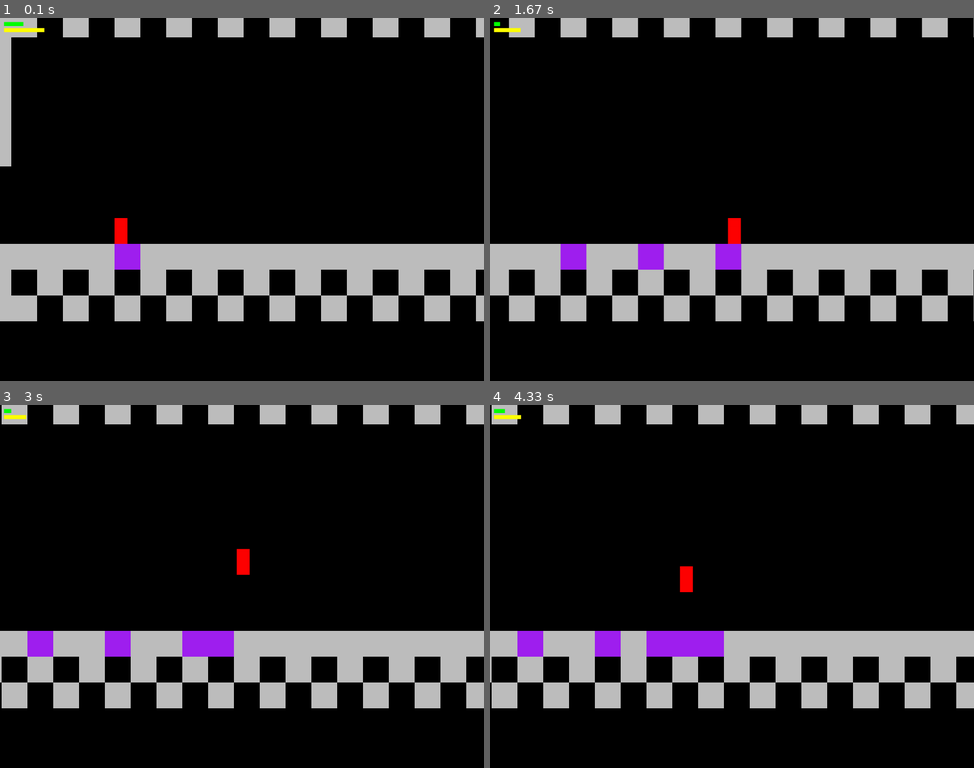
Above: before the commit, frames 1-4 (two rows, left to right).
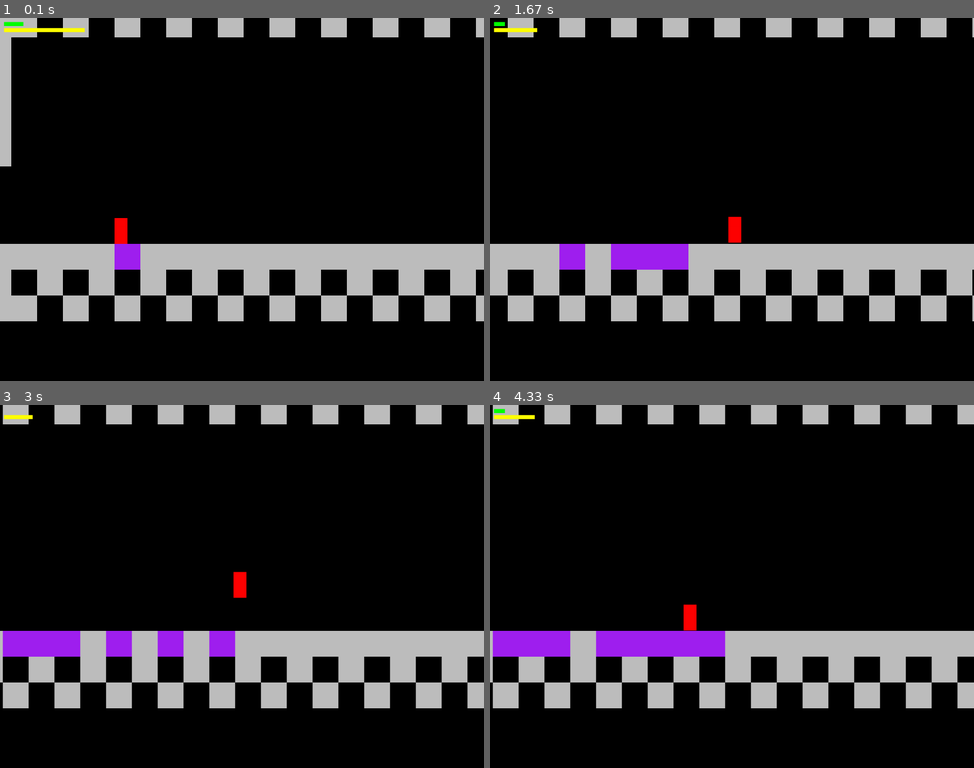
Above: after the commit, the same moments.

Repository: Ossifier/PygamePlatformerEngine
Game: pygame game, started from main.py
Same seed, same stepped clock (60 frames per second), same inputs: the game is played once before the commit and once after it.
Inputs:
- Up to frame 1 (0.1 s): no input
- Up to frame 2 (1.67 s): hold Space 0.33-0.8 s; hold Right 0.33-0.8 s; hold D 0.83-1.3 s; hold Right 0.83-1.3 s; tap Space at 0.9, 1.2, 1.4 s; hold Q from 1.33 s (still down); hold Right from 1.33 s (still down)
- Up to frame 3 (3 s): tap Space at 1.7, 1.9, 2.2, 2.4, 2.7, 2.9 s; release Q at 1.8 s; release Right at 1.8 s; hold Right 1.83-2.3 s; hold Right 2.33-2.8 s; tap D at 2.48 s; hold Left from 2.83 s (still down)
- Up to frame 4 (4.33 s): tap Space at 3.2, 3.47, 3.77, 3.9, 4.2 s; release Left at 3.37 s; hold Left 3.4-3.8 s; hold Right from 3.83 s (still down); tap D at 3.98 s

The runs differ from the first frame. In frame 1, 0.1% of the frame differs, in the area x 9-18%, y 2-4%; in frame 2, 2.5%; in frame 3, 3.2%, in the area x 0-97%, y 0-84%; in frame 4, 2.9%.

Commit message:
Changes to Stamina/Camera
Large changes to the stamina handling and the camera.

Diff:
--- a/player.py
+++ b/player.py
@@ -4,11 +4,12 @@
 class Player(pygame.sprite.Sprite):
     def __init__(self, pos):
         super().__init__()
+        # Player Sprite #
         self.image = pygame.Surface((32, 64))
         self.image.fill('red')
         self.rect = self.image.get_rect(topleft=pos)
 
-        # Player Running Attributes
+        # Player Running Attributes #
         self.direction = pygame.math.Vector2(0, 0)
         self.speed = 1
         self.max_running_speed = 4
@@ -18,24 +19,32 @@
         self.max_falling_speed = 10
         self.momentum = 0.25
 
-        # Player Jumping Attributes
+        # Player Jumping Attributes #
         self.max_jump_power = 16
         self.current_jump_power = self.max_jump_power
         self.jump_speed = -12
         self.jump_recharge_rate = 1
 
-        # Player Stat Attributes
-        self.max_stamina = 100
+        # Player Stat Attributes #
+        self.max_health = 1
+        self.current_health = 1
+        self.max_stamina = 200
         self.stamina = self.max_stamina
         self.stamina_recharge_rate = 2
 
-        # Player States
+        # Player States #
         self.player_state_x = 'idle'
         self.player_state_y = 'on ground'
         self.player_facing_direction = 'facing right'
+        self.jumping = False
         self.on_ground = False
-        self.sprinting = False                          # Sprinting applies a multiplier to run speed, costing stamina.
-        # self.winded = False                           # The 'winded' mechanic, may be added later, or removed.
+        self.sprinting = False                        # Sprinting applies a multiplier to run speed, costing stamina.
+        self.winded = False                           # 'Winded' simulates running out of breath while running/jumping.
+
+        # Player Winded Stats:
+        self.winded_reset_threshold = 0.5           # % of stam bar needed to be filled to clear Winded status.
+        self.winded_stamina_recharge_penalty = 0.125    # % reduction of stam bar recharge on being Winded.
+        self.winded_stamina_jump_penalty = 0.5
 
     def get_player_inputs(self):
         """NOTES: This defines the general movement behavior for the player, including running, jumping
@@ -73,26 +82,31 @@
 
         # Jumping
         if keys[pygame.K_SPACE]:
-            if self.on_ground is True:
+            if self.on_ground is True and self.current_jump_power >= 6:
                 self.jump()
                 if self.current_jump_power >= 1:
                     self.current_jump_power -= 1
                 self.on_ground = False
-            if self.on_ground is False and self.player_state_y != 'descending':
-                if self.current_jump_power > 1:
+            elif self.on_ground is False and self.jumping is True and self.player_state_y == 'ascending':
+                if self.current_jump_power > 0:
                     self.jump()
                     self.current_jump_power -= 1
+            else:
+                self.jumping = False
+        else:
+            self.jumping = False
+
         # Sprinting
-        if keys[pygame.K_d]:
+        if keys[pygame.K_d] and self.winded is False:
             self.sprinting = True
-            if self.player_state_x is 'running right' and self.direction.x < self.max_sprinting_speed:
+            if self.direction.x < self.max_sprinting_speed and keys[pygame.K_RIGHT] is True:
                 self.direction.x += self.momentum
-            if self.player_state_x is 'running left' and self.direction.x > -self.max_sprinting_speed:
+            if self.direction.x > -self.max_sprinting_speed and keys[pygame.K_LEFT] is True:
                 self.direction.x -= self.momentum
         else:
             self.sprinting = False
 
-        # Testing Statistics Return ::: Can Be Removed #
+        # Testing Return (Press Q to Print Movement Stats) #
         if keys[pygame.K_q]:
             print(f'Q: Player Dir_X: {self.direction.x}')
             print(f'Q: Player Dir_Y: {self.direction.y}')
@@ -101,7 +115,7 @@
 
     def get_player_states(self):
         """NOTES: This function retrieves the player states for both horizontal and vertical movement. This information
-        is used to control player movement and behavior, and will also be used for controlling animations."""
+        is used to control player movement and behavior, and will also be used for specifying animations."""
         keys = pygame.key.get_pressed()
 
         # Horizontal Player States
@@ -144,30 +158,43 @@
     def jump(self):
         """NOTES: This function controls player jumping behavior. Unless this grows in complexity, it may be worth
         refactoring this in some way."""
-        self.direction.y = self.jump_speed
+        # Jump if Player is on Ground #
         if self.on_ground is True:
+            self.jumping = True
+            self.on_ground = False
+            self.direction.y = self.jump_speed
             self.stamina -= 20
+        elif self.current_jump_power > 0 and self.winded is False:
+            self.direction.y = self.jump_speed
 
     def stamina_handler(self):
         """NOTES: This function manages the player's stamina during actions like moving and jumping."""
-        # If player stands still, and is not in the air, then their stamina recharges.
+        # If player is not in the air, and is not sprinting, then their stamina recharges. #
         if self.player_state_y == 'on ground' and (self.sprinting is False or self.player_state_x == 'idle'):
-            if self.stamina <= self.max_stamina - self.stamina_recharge_rate:
+            if self.stamina <= self.max_stamina - self.stamina_recharge_rate and self.winded is False:
                 self.stamina += self.stamina_recharge_rate
+            elif self.stamina <= self.max_stamina - self.stamina_recharge_rate and self.winded is True:
+                self.stamina += (self.stamina_recharge_rate * self.winded_stamina_recharge_penalty)
             else:
                 self.stamina = self.max_stamina
 
-        # Drain stamina if the player is sprinting
+        # Drain stamina if the player is sprinting. #
         if self.sprinting is True and self.stamina >= 0:
-            if self.player_state_y == 'on ground' and self.player_state_x != 'idle':
+            if self.player_state_x != 'idle' and abs(self.direction.x) >= self.max_running_speed:
                 self.stamina -= 1
         elif self.stamina < 0:
             self.stamina = 0
+            self.winded = True
+
+        # Handles the 'Winded' player status.
+        if self.winded is True and self.stamina <= (self.max_stamina * self.winded_reset_threshold):
+            pass
+        else:
+            self.winded = False
 
     def sprinting_handler(self):
         """NOTES: This function handles the sprinting and running speed mechanics. Causes the player to slow as down
         to their max running speed as long as they aren't holding the sprint button."""
-
         # Slow Down Player if Sprint Button Isn't Held #
         if self.player_state_x == 'running left':
             if self.sprinting is False and self.direction.x < -self.max_running_speed:
@@ -176,9 +203,230 @@
             if self.sprinting is False and self.direction.x > self.max_running_speed:
                 self.direction.x -= self.momentum * 0.5
 
+    def update(self):import pygame
+
+
+class Player(pygame.sprite.Sprite):
+    def __init__(self, pos):
+        super().__init__()
+        # Player Sprite #
+        self.image = pygame.Surface((32, 64))
+        self.image.fill('red')
+        self.rect = self.image.get_rect(topleft=pos)
+
+        # Player Running Attributes #
+        self.direction = pygame.math.Vector2(0, 0)
+        self.speed = 1
+        self.max_running_speed = 4
+        self.max_sprinting_speed = self.max_running_speed * 2
+        self.speed_profile = self.speed
+        self.gravity = 1
+        self.max_falling_speed = 10
+        self.momentum = 0.25
+
+        # Player Jumping Attributes #
+        self.max_jump_power = 16
+        self.current_jump_power = self.max_jump_power
+        self.jump_speed = -12
+        self.jump_recharge_rate = 1
+
+        # Player Stat Attributes #
+        self.max_health = 1
+        self.current_health = 1
+        self.max_stamina = 200
+        self.stamina = self.max_stamina
+        self.stamina_recharge_rate = 2
+
+        # Player States #
+        self.player_state_x = 'idle'
+        self.player_state_y = 'on ground'
+        self.player_facing_direction = 'facing right'
+        self.jumping = False
+        self.on_ground = False
+        self.sprinting = False                        # Sprinting applies a multiplier to run speed, costing stamina.
+        self.winded = False                           # 'Winded' simulates running out of breath while running/jumping.
+
+        # Player Winded Stats:
+        self.winded_reset_threshold = 0.5           # % of stam bar needed to be filled to clear Winded status.
+        self.winded_stamina_recharge_penalty = 0.125    # % reduction of stam bar recharge on being Winded.
+        self.winded_stamina_jump_penalty = 0.5
+
+    def get_player_inputs(self):
+        """NOTES: This defines the general movement behavior for the player, including running, jumping
+        momentum, falling, and the like. To be iterated upon later. This will likely get very complex.
+        Additionally, the name may change later."""
+        keys = pygame.key.get_pressed()
+
+        # Running Right
+        if keys[pygame.K_RIGHT]:
+            if self.direction.x >= 0:
+                if self.direction.x >= self.max_running_speed:
+                    pass
+                else:
+                    self.direction.x += self.momentum
+            elif self.direction.x <= 0:
+                self.direction.x += self.momentum * 3
+
+        # Running Left
+        elif keys[pygame.K_LEFT]:
+            if self.direction.x <= 0:
+                if self.direction.x <= -self.max_running_speed:
+                    pass
+                else:
+                    self.direction.x -= self.momentum
+            elif self.direction.x >= 0:
+                self.direction.x -= self.momentum * 3
+
+        else:
+            if self.direction.x > 0.2:
+                self.direction.x -= self.momentum
+            elif self.direction.x <= 0.2:
+                self.direction.x += self.momentum
+
+            if -0.5 < self.direction.x < 0.5:
+                self.direction.x = 0
+
+        # Jumping
+        if keys[pygame.K_SPACE]:
+            if self.on_ground is True and self.current_jump_power >= 6:
+                self.jump()
+                if self.current_jump_power >= 1:
+                    self.current_jump_power -= 1
+                self.on_ground = False
+            elif self.on_ground is False and self.jumping is True and self.player_state_y == 'ascending':
+                if self.current_jump_power > 0:
+                    self.jump()
+                    self.current_jump_power -= 1
+            else:
+                self.jumping = False
+
+        else:
+            self.jumping = False
+
+        # Sprinting
+        if keys[pygame.K_d] and self.winded is False:
+            self.sprinting = True
+            if self.direction.x < self.max_sprinting_speed and keys[pygame.K_RIGHT] is True:
+                self.direction.x += self.momentum
+            if self.direction.x > -self.max_sprinting_speed and keys[pygame.K_LEFT] is True:
+                self.direction.x -= self.momentum
+        else:
+            self.sprinting = False
+
+        # Testing Return (Press Q to Print Movement Stats) #
+        if keys[pygame.K_q]:
+            print(f'Q: Player Dir_X: {self.direction.x}')
+            print(f'Q: Player Dir_Y: {self.direction.y}')
+            print(f'Q: Player Sp: {self.speed}')
+            print(f'Q: Player Mtm: {self.momentum}')
+
+    def get_player_states(self):
+        """NOTES: This function retrieves the player states for both horizontal and vertical movement. This information
+        is used to control player movement and behavior, and will also be used for specifying animations."""
+        keys = pygame.key.get_pressed()
+
+        # Horizontal Player States
+        if self.direction.x == 0 and self.on_ground is True:
+            self.player_state_x = 'idle'
+
+        if self.direction.x > 0 and keys[pygame.K_RIGHT] is True:
+            self.player_state_x = 'running right'
+            self.player_facing_direction = 'right'
+        elif self.direction.x > 0 and keys[pygame.K_LEFT] is True:
+            self.player_state_x = 'running right turning left'
+
+        if self.direction.x < 0 and keys[pygame.K_LEFT] is True:
+            self.player_state_x = 'running left'
+            self.player_facing_direction = 'left'
+        elif self.direction.x < 0 and keys[pygame.K_RIGHT] is True:
+            self.player_state_x = 'running left turning right'
+
+        # Vertical Player States
+        if self.direction.y > 1:
+            self.player_state_y = 'descending'
+            self.on_ground = False
+        elif self.direction.y < 0:
+            self.player_state_y = 'ascending'
+
+        # Grounded Player States
+        if self.direction.y == 0:
+            if self.on_ground is False:
+                pass
+            else:
+                self.player_state_y = 'on ground'
+
+    def apply_gravity(self):
+        """NOTES: This function applies gravity to the player. Rate of speed increase is controlled by self.gravity,
+        while max falling speed is controlled by self.max_falling_speed. These are adjustable."""
+        if self.direction.y >= self.max_falling_speed:
+            self.direction.y = self.max_falling_speed
+        else:
+            self.direction.y += self.gravity
+        self.rect.y += self.direction.y
+
+    def jump(self):
+        """NOTES: This function controls player jumping behavior. Unless this grows in complexity, it may be worth
+        refactoring this in some way."""
+
+        # Jump if Player is on Ground #
+
+        if self.on_ground is True:
+            self.jumping = True
+            self.on_ground = False
+            self.direction.y = self.jump_speed
+            self.stamina -= 20
+        elif self.current_jump_power > 0 and self.winded is False:
+            self.direction.y = self.jump_speed
+
+    def stamina_handler(self):
+        """NOTES: This function manages the player's stamina during actions like moving and jumping."""
+
+        # If player is not in the air, and is not sprinting, then their stamina recharges. #
+        if self.player_state_y == 'on ground' and (self.sprinting is False or self.player_state_x == 'idle'):
+            if self.stamina <= self.max_stamina - self.stamina_recharge_rate and self.winded is False:
+                self.stamina += self.stamina_recharge_rate
+            elif self.stamina <= self.max_stamina - self.stamina_recharge_rate and self.winded is True:
+                self.stamina += (self.stamina_recharge_rate * self.winded_stamina_recharge_penalty)
+            else:
+                self.stamina = self.max_stamina
+
+        # Drain stamina if the player is sprinting. #
+        if self.sprinting is True and self.stamina >= 0:
+
+            if self.player_state_x != 'idle' and abs(self.direction.x) >= self.max_running_speed:
+
+                self.stamina -= 1
+        elif self.stamina < 0:
+            self.stamina = 0
+            self.winded = True
+
+        # Handles the 'Winded' player status.
+        if self.winded is True and self.stamina <= (self.max_stamina * self.winded_reset_threshold):
+            pass
+        else:
+            self.winded = False
+
+    def sprinting_handler(self):
+        """NOTES: This function handles the sprinting and running speed mechanics. Causes the player to slow as down
+        to their max running speed as long as they aren't holding the sprint button."""
+
+        # Slow Down Player if Sprint Button Isn't Held #
+        if self.player_state_x == 'running left':
+            if self.sprinting is False and self.direction.x < -self.max_running_speed:
+                self.direction.x += self.momentum * 0.5
+        elif self.player_state_x == 'running right':
+            if self.sprinting is False and self.direction.x > self.max_running_speed:
+                self.direction.x -= self.momentum * 0.5
+
     def update(self):
         """NOTES: Updates the player's state attributes and inputs."""
         self.get_player_states()
         self.get_player_inputs()
         self.stamina_handler()
         self.sprinting_handler()
+
+        """NOTES: Updates the player's state attributes and inputs."""
+        self.get_player_states()
+        self.get_player_inputs()
+        self.stamina_handler()
+        self.sprinting_handler()
